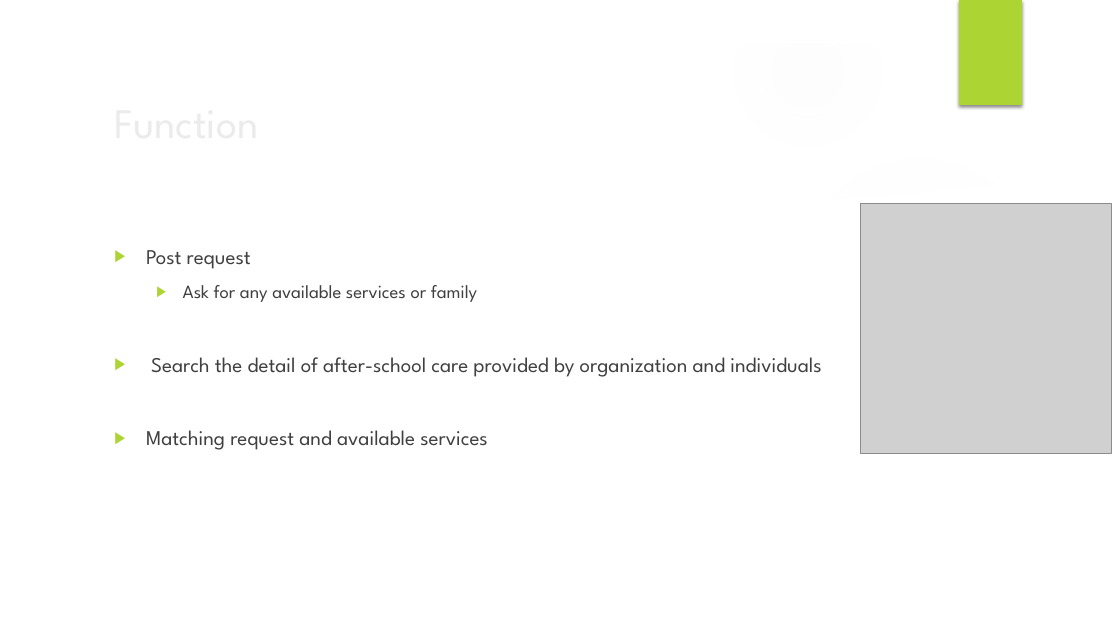
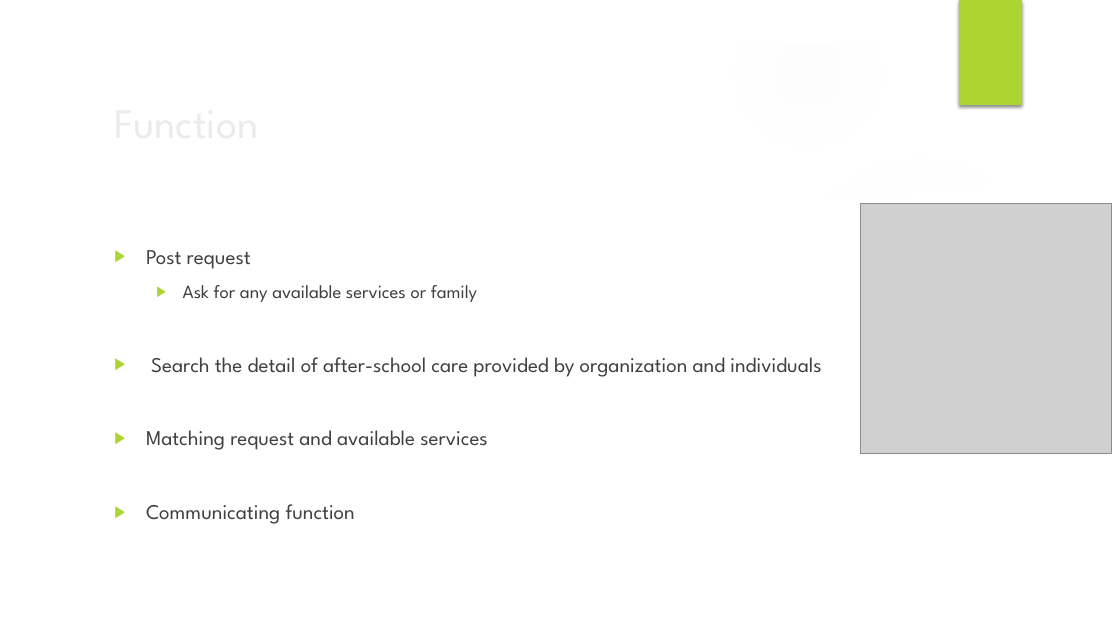
Before and after one commit to MIT-THEi-2018/Anson-Hins, a slide deck: slide 4 of Matching Request Application.pptm. Drawn at 1120x630 pixels with LibreOffice and Linux fonts; fonts in the diff are those of the drawing; grey boxes stand for pictures; background and template pictures are left out. Boxes give left, top, right and bottom in pixels: in the first picture for what was removed or moved away, otherwise in the second. Text is boxed around its words. In the diff, an @@ line names an element or a change of style, - is before the commit and + after.

```diff
--- a/Matching Request Application.pptm
+++ b/Matching Request Application.pptm
@@ text at (146, 504, 355, 524): paragraph added @@
+▶ Communicating function
```
Also in this commit, not shown: 1 other slide changed.
